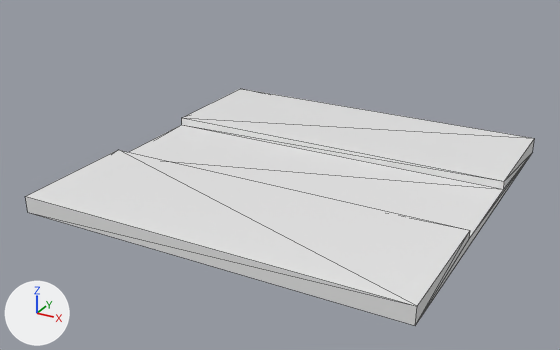
A saved change to the glTF model public/bedroom/artGallery/floor-straight.glb.
Camera for both pictures: a 50 mm camera at (4.0, -7.83, 3.92) aimed at (-0.12, -0.35, 0.17). The lights are fixed; the arrows at lower left show +X, +Y and +Z. The older version comes first. Mesh edges are drawn as thin lines. Vertices at exactly the same position are counted once.

The first picture shows 'floor-straight'.
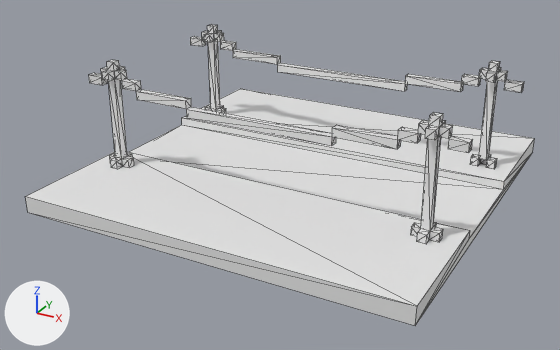
The change, as a list of edits to the scene's bpy script:
```text
Change me_floor_straight_3_002:
    where me_floor_straight_3_002.from_pydata(...)  # 16 vertices, 28 faces; spans x -2.3..2.3, y -2.3..2.3, z 0.0..0.2
    used by ob_floor_straight; location = (0.0, 0.0, 0.0)
    remove me_floor_straight_3_002.materials.append(mat_floor_straight_3_material)
    me_floor_straight_3_002 part 1: texture (UV) coordinates of 28 of 28 faces, centred in x -2.3..2.3, y -2.3..2.3, z 0.0..0.2, changed; they spanned u 0.0..0.99, v 0.0..0.67 and now span u 0.0..0.52, v 0.0..0.72
Add me_rope:
    me_rope.from_pydata(...)  # 144 vertices, 264 faces; spans x -2.3..2.3, y -1.1..1.1, z 0.0..0.4
Add me_post:
    me_post.from_pydata(...)  # 172 vertices, 372 faces; spans x -2.1..2.1, y -1.2..1.2, z 0.0..1.3
Add ob_rope_003:
    ob_rope_003 = bpy.data.objects.new('rope.003', me_rope)
    ob_rope_003.location = (0.0, 0.0, 1.0)
Add ob_post_003:
    ob_post_003 = bpy.data.objects.new('post.003', me_post)
    ob_post_003.location = (0.0, 0.0, 0.2)
```

What differs and where, as boxes (x1, y1, x2, y2) in the pictures (560 x 350 px):
'rope.003', added
    after: (89, 31, 524, 153)
'post.003', added
    after: (102, 24, 501, 244)
part 1 of me_floor_straight_3_002, surface changed
    both: (109, 97, 527, 257)
